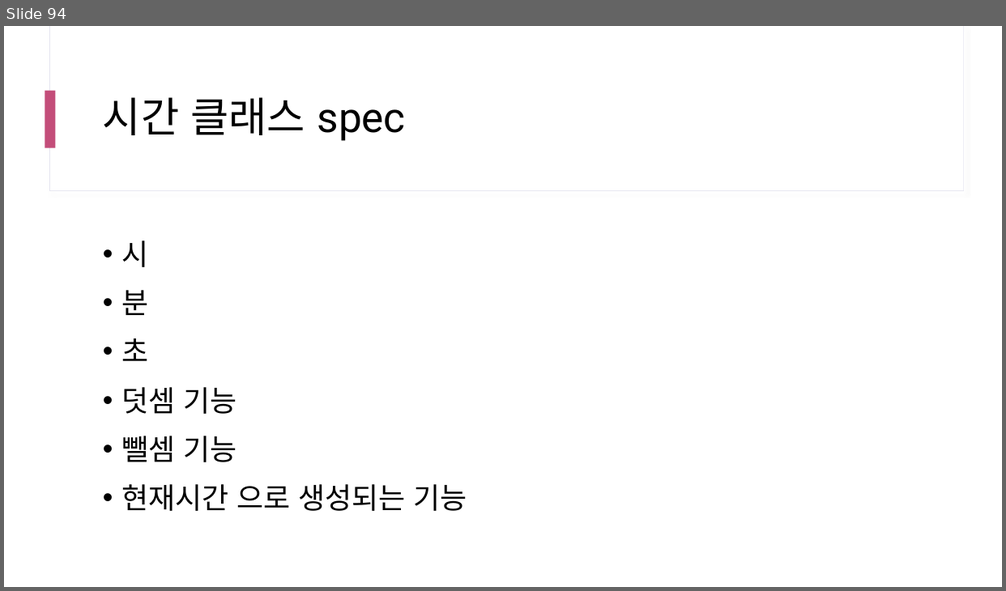
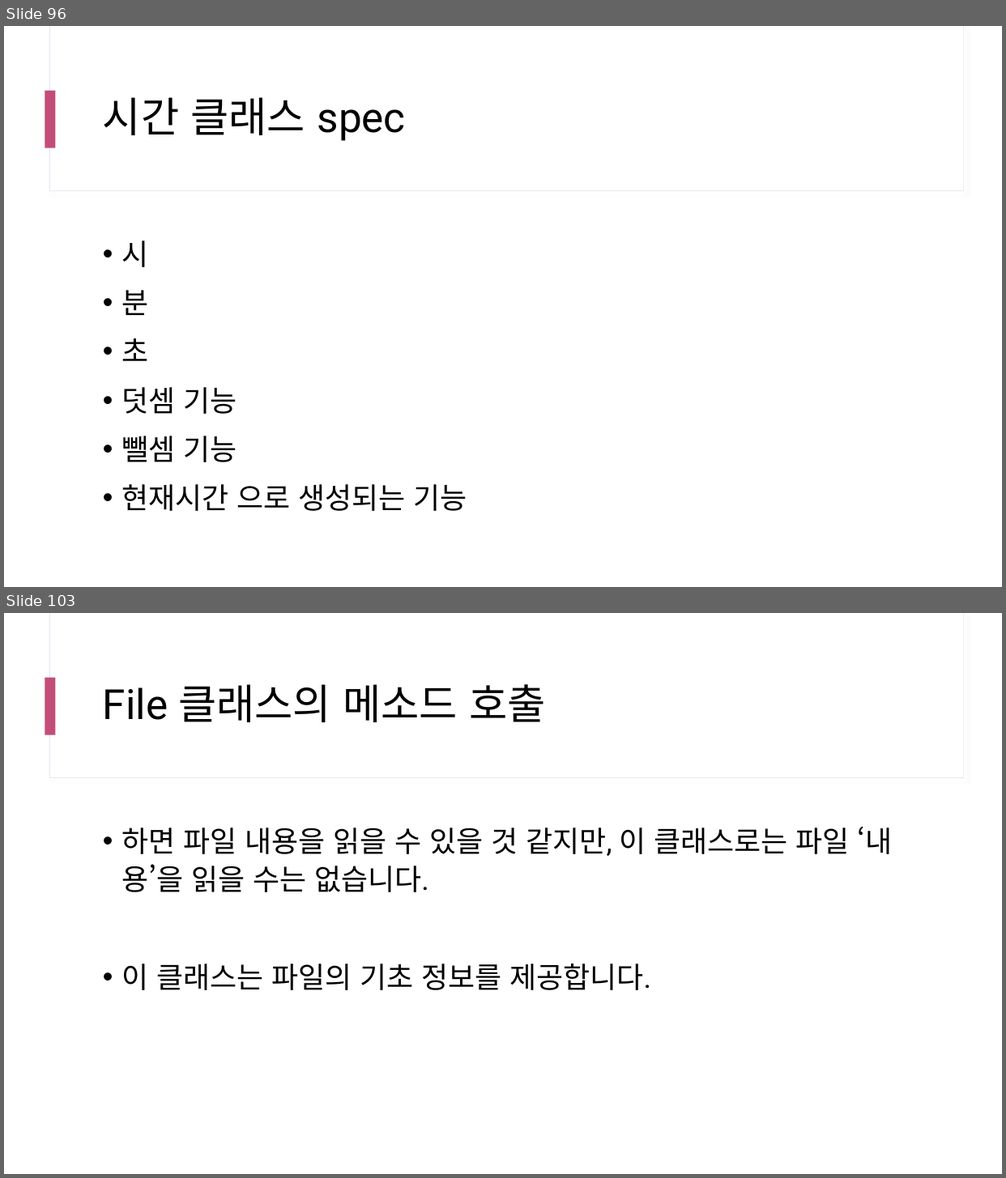
Before and after one commit to yhs0602/SPLIT_lecture_examples, a slide deck: docs/SPLIT 17차 Java.pptx. Shown one above the other, each under a label of ours: slide 94 before the commit, slides 96 and 103 after it; the slides between them are not shown. The pictures are 1006x591 and 1006x1178 pixels, drawn with LibreOffice and Linux fonts; fonts in the diff are those of the drawing. Boxes give left, top, right and bottom in pixels: in the first picture for what was removed or moved away, otherwise in the second. Text is boxed around its words. In the diff, an @@ line names an element or a change of style, - is before the commit and + after.

```diff
--- a/docs/SPLIT 17차 Java.pptx
+++ b/docs/SPLIT 17차 Java.pptx
@@ slide 103 added at (4, 613, 1002, 1174), background #FFFFFF; not listed: 3 template elements that a slide beside it also shows @@
@@ title added at (103, 684, 545, 722), 40 pt, text #000000 @@
+File 클래스의 메소드 호출
@@ text added at (121, 826, 893, 990), 28 pt, text #000000 @@
+• 하면 파일 내용을 읽을 수 있을 것 같지만, 이 클래스로는 파일 ‘내용’을 읽을 수는 없습니다.
+• 이 클래스는 파일의 기초 정보를 제공합니다.
@@ what was slide 94 is now slide 96 @@
```
Also in this commit, not shown: 2 slides changed, 13 other slides added.
